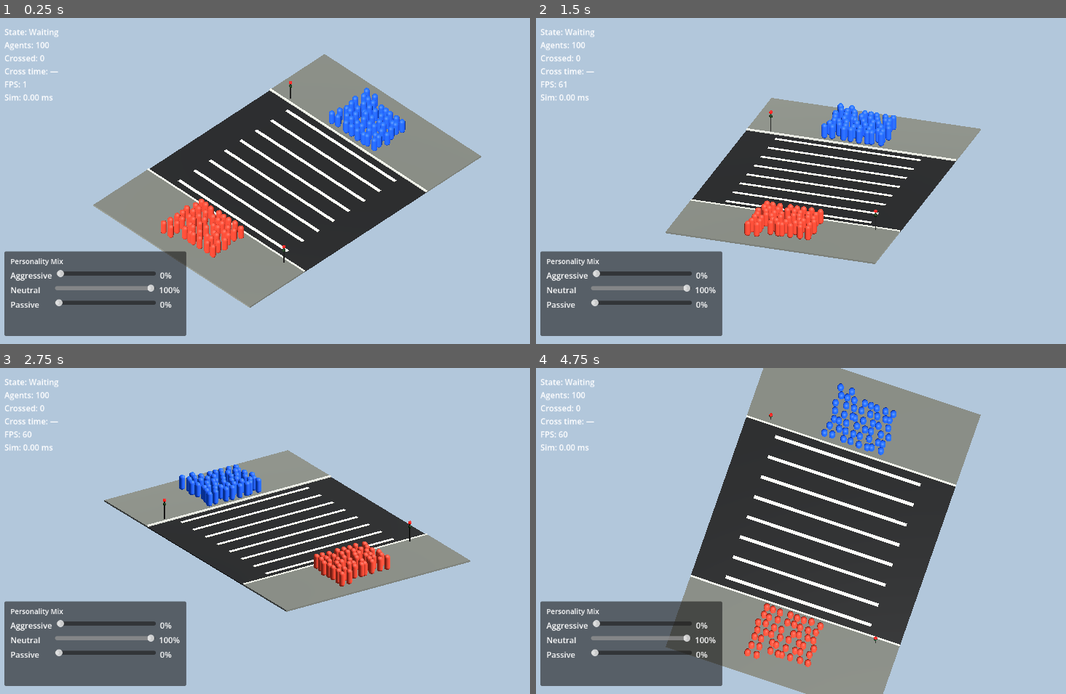
Above: before the commit, frames 1-4 (two rows, left to right).
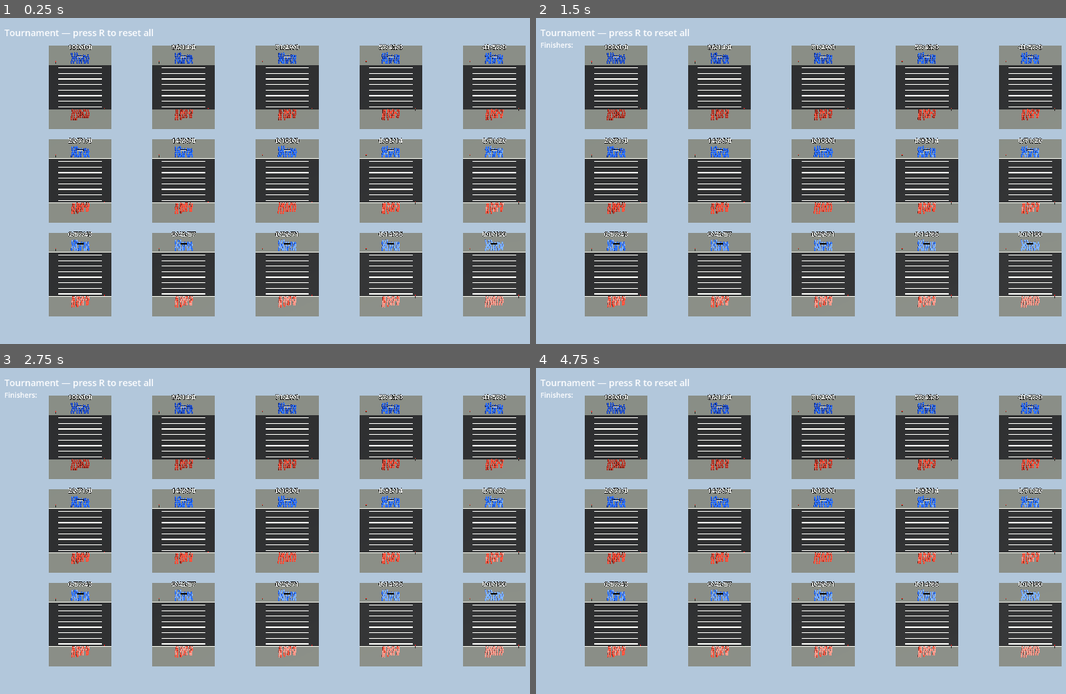
Above: after the commit, the same moments.

Repository: phalladar/crowd-simulator
Game: Godot game, scene res://scenes/tournament.tscn
Two runs of this game, one before a commit and one after it. Both use one fixed random seed, a clock stepped at 60 frames per second and the inputs below. Before the commit the project starts from res://scenes/main.tscn.
Inputs (mouse positions are in pixels of both pictures, inside the frame that each line leads up to):
- Up to frame 1 (0.25 s): no input
- Up to frame 2 (1.5 s): tap R at 0.5, 0.6, 1.25 s; move the mouse to (949, 164) at 0.52 s; click (949, 164) at 0.67 s; tap Space at 0.77 s; drag from (705, 197) to (795, 246) at 1.27 s
- Up to frame 3 (2.75 s): tap R at 2, 2.1 s; move the mouse to (344, 459) at 2.02 s; click (344, 459) at 2.17 s
- Up to frame 4 (4.75 s): tap R at 2.75, 3.5, 3.6, 4.25 s; drag from (795, 596) to (647, 482) at 2.77 s; move the mouse to (997, 579) at 3.52 s; click (997, 579) at 3.67 s; tap Space at 3.77 s; drag from (647, 482) to (737, 449) at 4.27 s

The runs differ from the first frame. In frame 1, 59% of the frame differs, in the area x 0-100%, y 3-98%; in frame 2, 55%; in frame 3, 54%; in frame 4, 62%, in the area x 0-100%, y 0-100%.

Commit message:
feat: add Monte Carlo batch runner and tournament grid view
The batch runner adds a --batch CLI mode (parsed from
OS.get_cmdline_user_args) that sweeps a configurable matrix of
personality-mix configurations across multiple seeds and writes a CSV
suitable for statistical analysis. Headless-friendly: skips world
geometry, camera, lighting, UI, and the agent multimesh, then drives
reset_simulation() between runs and emits row-per-run results.
Configurable via --seeds, --timeout, --out, --agents.

The tournament view (scenes/tournament.tscn) instantiates 15
CrowdSimulation tiles in a 5x3 grid sweeping the personality spectrum
end-to-end. CrowdSimulation now exposes embedded_in_grid and tile_label,
plus a run_completed signal; when embedded it skips its own camera /
HUD / sliders / batch parsing / input and renders a per-tile Label3D
floating above the south sidewalk. The orchestrator owns a single ortho
camera, lighting, world environment, and a live finishers leaderboard.

project.godot's main scene is set to tournament.tscn so F5 launches the
demo view; press F6 on main.tscn for the interactive single-sim. The
.gitignore picks up batch CSVs, batch logs, and the .claude/ directory.

Diff:
--- a/project.godot
+++ b/project.godot
@@ -11,7 +11,7 @@
 [application]
 
 config/name="Crowd"
-run/main_scene="res://scenes/main.tscn"
+run/main_scene="res://scenes/tournament.tscn"
 config/features=PackedStringArray("4.6", "Forward Plus")
 config/icon="res://icon.svg"
 
--- /dev/null
+++ b/scenes/tournament.tscn
@@ -0,0 +1,6 @@
+[gd_scene load_steps=2 format=3]
+
+[ext_resource type="Script" path="res://scripts/tournament.gd" id="1"]
+
+[node name="CrowdTournament" type="Node3D"]
+script = ExtResource("1")
--- a/scripts/crowd_simulation.gd
+++ b/scripts/crowd_simulation.gd
@@ -1,5 +1,15 @@
 extends Node3D
 class_name CrowdSimulation
+
+# When set true by an orchestrator (e.g. tournament.gd) the node skips
+# building its own camera, lighting, world environment, debug overlay,
+# slider HUD, batch parsing, and input handling. The street/agents/RVO
+# still build normally so a tile renders correctly when its parent
+# transform offsets it within a grid scene.
+@export var embedded_in_grid: bool = false
+@export var tile_label: String = ""
+
+signal run_completed(cross_time: float, arrived: int)
 
 const STATE_WAITING := 0
 const STATE_WALKING := 1
@@ -104,6 +114,16 @@
 var _last_simulation_ms := 0.0
 var _walk_elapsed := 0.0
 var _walk_final_seconds := 0.0
+
+var _batch_mode := false
+var _batch_configs: Array = []
+var _batch_index := 0
+var _batch_results: Array = []
+var _batch_timeout_seconds := 30.0
+var _batch_output_path := "res://batch_results.csv"
+var _batch_run_started_msec := 0
+var _batch_started_msec := 0
+var _batch_seed_count := 100
 
 var _camera: Camera3D
 var _camera_target := Vector3.ZERO
@@ -126,13 +146,19 @@
 var _neutral_value_label: Label
 var _passive_value_label: Label
 var _suppress_slider_callbacks := false
+var _tile_label_3d: Label3D
 
 
 func _ready() -> void:
+	if not embedded_in_grid:
+		_parse_batch_args()
 	_rng.seed = simulation_seed
 	_setup_navigation_map()
 	_build_world()
-	reset_simulation()
+	if _batch_mode and not embedded_in_grid:
+		_start_batch()
+	else:
+		reset_simulation()
 
 
 func _exit_tree() -> void:
@@ -150,6 +176,18 @@
 func _process(_delta: float) -> void:
 	_update_agent_visuals()
 	_update_debug_label()
+	_update_tile_label()
+
+
+func _update_tile_label() -> void:
+	if not is_instance_valid(_tile_label_3d):
+		return
+	var time_text := "—"
+	if _state == STATE_WALKING:
+		time_text = "%.1fs · %d/%d" % [_walk_elapsed, _arrived_count, agent_count]
+	elif _state == STATE_DONE:
+		time_text = "%.2fs · DONE" % _walk_final_seconds
+	_tile_label_3d.text = "%s\n%s" % [tile_label, time_text]
 
 
 func _physics_process(delta: float) -> void:
@@ -202,6 +240,16 @@
 	if _arrived_count >= agent_count:
 		_state = STATE_DONE
 		_walk_final_seconds = _walk_elapsed
+		if _batch_mode:
+			_record_batch_result(false)
+		else:
+			run_completed.emit(_walk_final_seconds, _arrived_count)
+		return
+
+	if _batch_mode and _walk_elapsed > _batch_timeout_seconds:
+		_state = STATE_DONE
+		_walk_final_seconds = _walk_elapsed
+		_record_batch_result(true)
 
 
 func _on_avoidance(safe_velocity: Vector3, agent_index: int) -> void:
@@ -370,8 +418,9 @@
 	_resize_agent_arrays(agent_count)
 	_spawn_crowd(CROWD_A, 0, _crowd_a_count)
 	_spawn_crowd(CROWD_B, _crowd_a_count, _crowd_b_count)
-	_rebuild_agent_multimeshes()
-	_set_walk_signal(false)
+	if not _batch_mode:
+		_rebuild_agent_multimeshes()
+		_set_walk_signal(false)
 
 
 func _free_agent_rids() -> void:
@@ -539,10 +588,41 @@
 
 
 func _build_world() -> void:
+	if _batch_mode:
+		# Headless: no meshes, no lighting, no camera, no UI. Navigation
+		# map is already set up; that's all the sim needs to step.
+		set_process(false)
+		set_process_unhandled_input(false)
+		return
+	if embedded_in_grid:
+		# Tile inside a tournament grid: street + agents + per-tile label,
+		# but no camera, no lighting, no world env, no input, no slider HUD.
+		# The orchestrator owns those at the scene level.
+		set_process_unhandled_input(false)
+		_build_environment_meshes()
+		_build_signal_lights()
+		_build_tile_label_3d()
+		return
 	_build_environment_meshes()
 	_build_signal_lights()
 	_build_camera_and_lighting()
 	_build_debug_overlay()
+
+
+func _build_tile_label_3d() -> void:
+	_tile_label_3d = Label3D.new()
+	_tile_label_3d.text = tile_label
+	_tile_label_3d.font_size = 96
+	_tile_label_3d.pixel_size = 0.025
+	# Sit above the south sidewalk (screen-up side relative to the iso
+	# camera), clear of the crosswalk where agents walk.
+	_tile_label_3d.position = Vector3(0.0, 3.5, -(crossing_length * 0.5 + sidewalk_depth * 0.5))
+	_tile_label_3d.billboard = BaseMaterial3D.BILLBOARD_ENABLED
+	_tile_label_3d.outline_size = 16
+	_tile_label_3d.modulate = Color(1, 1, 1)
+	_tile_label_3d.outline_modulate = Color(0, 0, 0)
+	_tile_label_3d.no_depth_test = true
+	add_child(_tile_label_3d)
 
 
 func _build_environment_meshes() -> void:
@@ -796,6 +876,126 @@
 	return bag
 
 
+func _parse_batch_args() -> void:
+	var args := OS.get_cmdline_user_args()
+	var i := 0
+	while i < args.size():
+		var arg: String = args[i]
+		match arg:
+			"--batch":
+				_batch_mode = true
+				i += 1
+			"--seeds":
+				_batch_seed_count = int(args[i + 1])
+				i += 2
+			"--timeout":
+				_batch_timeout_seconds = float(args[i + 1])
+				i += 2
+			"--out":
+				_batch_output_path = args[i + 1]
+				i += 2
+			"--agents":
+				agent_count = int(args[i + 1])
+				i += 2
+			_:
+				i += 1
+
+
+func _start_batch() -> void:
+	# Only skip the pre-walk countdown; preserve max_start_delay so agents
+	# stagger their entry as in the interactive sim. Zeroing it caused
+	# every run to jam (all 100 agents enter the crosswalk on the same tick).
+	auto_start_seconds = 0.0
+	if _batch_configs.is_empty():
+		_batch_configs = _default_batch_matrix()
+	_batch_index = 0
+	_batch_results.clear()
+	_batch_started_msec = Time.get_ticks_msec()
+	print("[batch] starting %d runs (timeout=%.1fs, agents=%d) -> %s" % [
+		_batch_configs.size(), _batch_timeout_seconds, agent_count, _batch_output_path
+	])
+	_start_next_batch_run()
+
+
+func _default_batch_matrix() -> Array:
+	var slider_configs := [
+		[0, 100, 0],
+		[100, 0, 0],
+		[0, 0, 100],
+		[50, 50, 0],
+		[50, 0, 50],
+		[0, 50, 50],
+		[33, 34, 33],
+	]
+	var matrix: Array = []
+	for cfg in slider_configs:
+		for s in range(_batch_seed_count):
+			matrix.append({
+				"aggressive": cfg[0],
+				"neutral": cfg[1],
+				"passive": cfg[2],
+				"seed": 1 + s,
+				"agents": agent_count,
+			})
+	return matrix
+
+
+func _start_next_batch_run() -> void:
+	if _batch_index >= _batch_configs.size():
+		_finish_batch()
+		return
+	var cfg: Dictionary = _batch_configs[_batch_index]
+	aggressive_percent = int(cfg["aggressive"])
+	neutral_percent = int(cfg["neutral"])
+	passive_percent = int(cfg["passive"])
+	simulation_seed = int(cfg["seed"])
+	agent_count = int(cfg["agents"])
+	_batch_run_started_msec = Time.get_ticks_msec()
+	reset_simulation()
+
+
+func _record_batch_result(timed_out: bool) -> void:
+	var cfg: Dictionary = _batch_configs[_batch_index]
+	var wall_msec := Time.get_ticks_msec() - _batch_run_started_msec
+	_batch_results.append({
+		"aggressive": cfg["aggressive"],
+		"neutral": cfg["neutral"],
+		"passive": cfg["passive"],
+		"seed": cfg["seed"],
+		"agents": cfg["agents"],
+		"cross_time": _walk_final_seconds,
+		"arrived": _arrived_count,
+		"timed_out": timed_out,
+		"wall_msec": wall_msec,
+	})
+	_batch_index += 1
+	if _batch_index % 10 == 0 or _batch_index == _batch_configs.size():
+		var total_wall := (Time.get_ticks_msec() - _batch_started_msec) / 1000.0
+		print("[batch] %d / %d runs done (%.1fs wall)" % [_batch_index, _batch_configs.size(), total_wall])
+	_start_next_batch_run()
+
+
+func _finish_batch() -> void:
+	_write_batch_csv()
+	var total_wall := (Time.get_ticks_msec() - _batch_started_msec) / 1000.0
+	print("[batch] wrote %d results to %s in %.1fs" % [_batch_results.size(), _batch_output_path, total_wall])
+	get_tree().quit()
+
+
+func _write_batch_csv() -> void:
+	var f := FileAccess.open(_batch_output_path, FileAccess.WRITE)
+	if f == null:
+		push_error("Could not open %s for writing (error=%d)" % [_batch_output_path, FileAccess.get_open_error()])
+		return
+	f.store_line("aggressive,neutral,passive,seed,agents,cross_time,arrived,timed_out,wall_msec")
+	for r in _batch_results:
+		f.store_line("%d,%d,%d,%d,%d,%.4f,%d,%s,%d" % [
+			r["aggressive"], r["neutral"], r["passive"], r["seed"], r["agents"],
+			r["cross_time"], r["arrived"], "true" if r["timed_out"] else "false", r["wall_msec"]
+		])
+	f.close()
+
+
 func _rebuild_agent_multimeshes() -> void:
 	if is_instance_valid(_crowd_a_mesh):
 		_crowd_a_mesh.queue_free()
--- /dev/null
+++ b/scripts/tournament.gd
@@ -0,0 +1,160 @@
+extends Node3D
+class_name CrowdTournament
+
+# Lays out 9 CrowdSimulation tiles in a 3x3 grid, each with a fixed
+# personality mix sweeping aggressive -> neutral -> passive. A single
+# top-down ortho camera covers the whole grid; per-tile Label3D shows
+# the config and live cross time.
+
+const TILE_COLUMNS := 5
+
+# 15-step path along aggressive -> neutral -> passive. Reading order
+# (left-to-right, top-to-bottom) walks the spectrum smoothly. Center
+# slot (row 1 col 2, index 7) is pure neutral; left half is the
+# aggressive->neutral leg, right half is the neutral->passive leg.
+const TILE_CONFIGS := [
+	{ "label": "100/0/0", "agg": 100, "neu": 0,   "pas": 0 },
+	{ "label": "86/14/0", "agg": 86,  "neu": 14,  "pas": 0 },
+	{ "label": "71/29/0", "agg": 71,  "neu": 29,  "pas": 0 },
+	{ "label": "57/43/0", "agg": 57,  "neu": 43,  "pas": 0 },
+	{ "label": "43/57/0", "agg": 43,  "neu": 57,  "pas": 0 },
+	{ "label": "29/71/0", "agg": 29,  "neu": 71,  "pas": 0 },
+	{ "label": "14/86/0", "agg": 14,  "neu": 86,  "pas": 0 },
+	{ "label": "0/100/0", "agg": 0,   "neu": 100, "pas": 0 },
+	{ "label": "0/86/14", "agg": 0,   "neu": 86,  "pas": 14 },
+	{ "label": "0/71/29", "agg": 0,   "neu": 71,  "pas": 29 },
+	{ "label": "0/57/43", "agg": 0,   "neu": 57,  "pas": 43 },
+	{ "label": "0/43/57", "agg": 0,   "neu": 43,  "pas": 57 },
+	{ "label": "0/29/71", "agg": 0,   "neu": 29,  "pas": 71 },
+	{ "label": "0/14/86", "agg": 0,   "neu": 14,  "pas": 86 },
+	{ "label": "0/0/100", "agg": 0,   "neu": 0,   "pas": 100 },
+]
+
+@export var tile_agent_count: int = 70
+@export var tile_simulation_seed: int = 42
+@export_range(25.0, 120.0, 0.5) var tile_spacing_x: float = 38.0
+@export_range(30.0, 100.0, 0.5) var tile_spacing_z: float = 38.0
+@export_range(20.0, 240.0, 1.0) var camera_orthographic_size: float = 120.0
+@export_range(20.0, 90.0, 1.0) var camera_pitch_degrees: float = 65.0
+@export_range(60.0, 400.0, 1.0) var camera_distance: float = 160.0
+
+var _tiles: Array[CrowdSimulation] = []
+var _camera: Camera3D
+var _completion_order: Array[int] = []
+var _leaderboard_label: Label
+
+
+func _ready() -> void:
+	_build_environment_and_camera()
+	_build_leaderboard()
+	_spawn_grid()
+
+
+func _build_environment_and_camera() -> void:
+	var sun := DirectionalLight3D.new()
+	sun.name = "Sun"
+	sun.light_energy = 1.8
+	sun.rotation_degrees = Vector3(-48.0, 34.0, 0.0)
+	add_child(sun)
+
+	var environment := WorldEnvironment.new()
+	environment.name = "WorldEnvironment"
+	var env := Environment.new()
+	env.background_mode = Environment.BG_COLOR
+	env.background_color = Color(0.7, 0.78, 0.86)
+	env.ambient_light_source = Environment.AMBIENT_SOURCE_COLOR
+	env.ambient_light_color = Color(0.55, 0.58, 0.62)
+	env.ambient_light_energy = 0.9
+	environment.environment = env
+	add_child(environment)
+
+	_camera = Camera3D.new()
+	_camera.name = "GridCamera"
+	_camera.projection = Camera3D.PROJECTION_ORTHOGONAL
+	_camera.size = camera_orthographic_size
+	add_child(_camera)
+	# Isometric-style framing matching the og single-sim camera, scaled
+	# so the whole 3x3 grid fits inside the ortho frustum.
+	var pitch := deg_to_rad(camera_pitch_degrees)
+	var horizontal := cos(pitch) * camera_distance
+	var vertical := sin(pitch) * camera_distance
+	_camera.position = Vector3(0.0, vertical, horizontal)
+	_camera.look_at(Vector3.ZERO, Vector3.UP)
+	_camera.current = true
+
+
+func _build_leaderboard() -> void:
+	var canvas := CanvasLayer.new()
+	canvas.name = "Overlay"
+	add_child(canvas)
+
+	var title := Label.new()
+	title.position = Vector2(16.0, 16.0)
+	title.add_theme_font_size_override("font_size", 18)
+	title.text = "Tournament — press R to reset all"
+	canvas.add_child(title)
+
+	_leaderboard_label = Label.new()
+	_leaderboard_label.position = Vector2(16.0, 44.0)
+	_leaderboard_label.add_theme_font_size_override("font_size", 14)
+	canvas.add_child(_leaderboard_label)
+
+
+func _spawn_grid() -> void:
+	var num_rows: int = (TILE_CONFIGS.size() + TILE_COLUMNS - 1) / TILE_COLUMNS
+	var origin_x := -float(TILE_COLUMNS - 1) * 0.5 * tile_spacing_x
+	var origin_z := -float(num_rows - 1) * 0.5 * tile_spacing_z
+	for i in range(TILE_CONFIGS.size()):
+		var col: int = i % TILE_COLUMNS
+		var row: int = i / TILE_COLUMNS
+		var cfg: Dictionary = TILE_CONFIGS[i]
+		var tile := CrowdSimulation.new()
+		tile.name = "Tile%d" % i
+		tile.embedded_in_grid = true
+		tile.tile_label = cfg["label"]
+		tile.aggressive_percent = int(cfg["agg"])
+		tile.neutral_percent = int(cfg["neu"])
+		tile.passive_percent = int(cfg["pas"])
+		tile.simulation_seed = tile_simulation_seed
+		tile.agent_count = tile_agent_count
+		tile.position = Vector3(
+			origin_x + float(col) * tile_spacing_x,
+			0.0,
+			origin_z + float(row) * tile_spacing_z
+		)
+		add_child(tile)
+		tile.run_completed.connect(_on_tile_completed.bind(i))
+		_tiles.append(tile)
+
+
+func _on_tile_completed(_cross_time: float, _arrived: int, tile_index: int) -> void:
+	if tile_index in _completion_order:
+		return
+	_completion_order.append(tile_index)
+	_refresh_leaderboard()
+
+
+func _refresh_leaderboard() -> void:
+	if not is_instance_valid(_leaderboard_label):
+		return
+	var lines: Array[String] = ["Finishers:"]
+	for rank in range(_completion_order.size()):
+		var i: int = _completion_order[rank]
+		var cfg: Dictionary = TILE_CONFIGS[i]
+		lines.append("%d. %s — %.2fs" % [rank + 1, cfg["label"], _tiles[i]._walk_final_seconds])
+	_leaderboard_label.text = "\n".join(lines)
+
+
+func _unhandled_input(event: InputEvent) -> void:
+	if event is InputEventKey:
+		var key := event as InputEventKey
+		if key.pressed and not key.echo and key.keycode == KEY_R:
+			_reset_all()
+			get_viewport().set_input_as_handled()
+
+
+func _reset_all() -> void:
+	_completion_order.clear()
+	_refresh_leaderboard()
+	for tile in _tiles:
+		tile.reset_simulation()
Not shown, added: scripts/tournament.gd.uid
Not shown, changed: .gitignore
